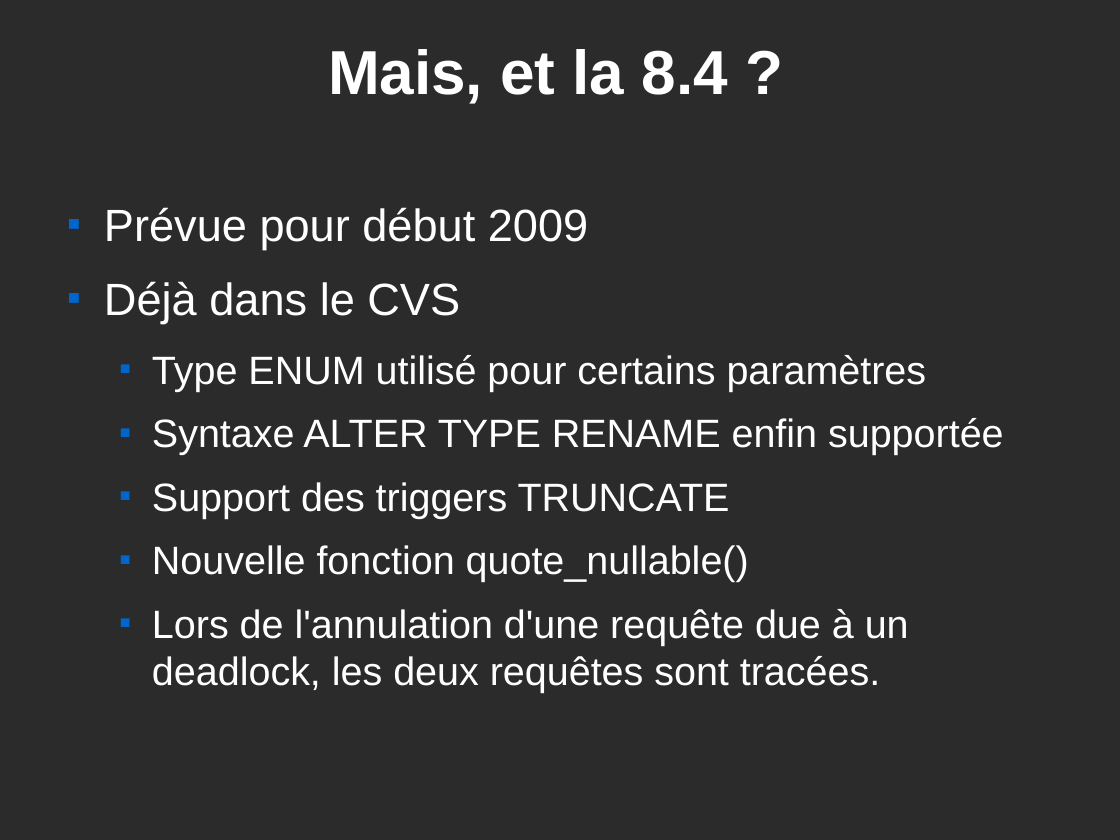
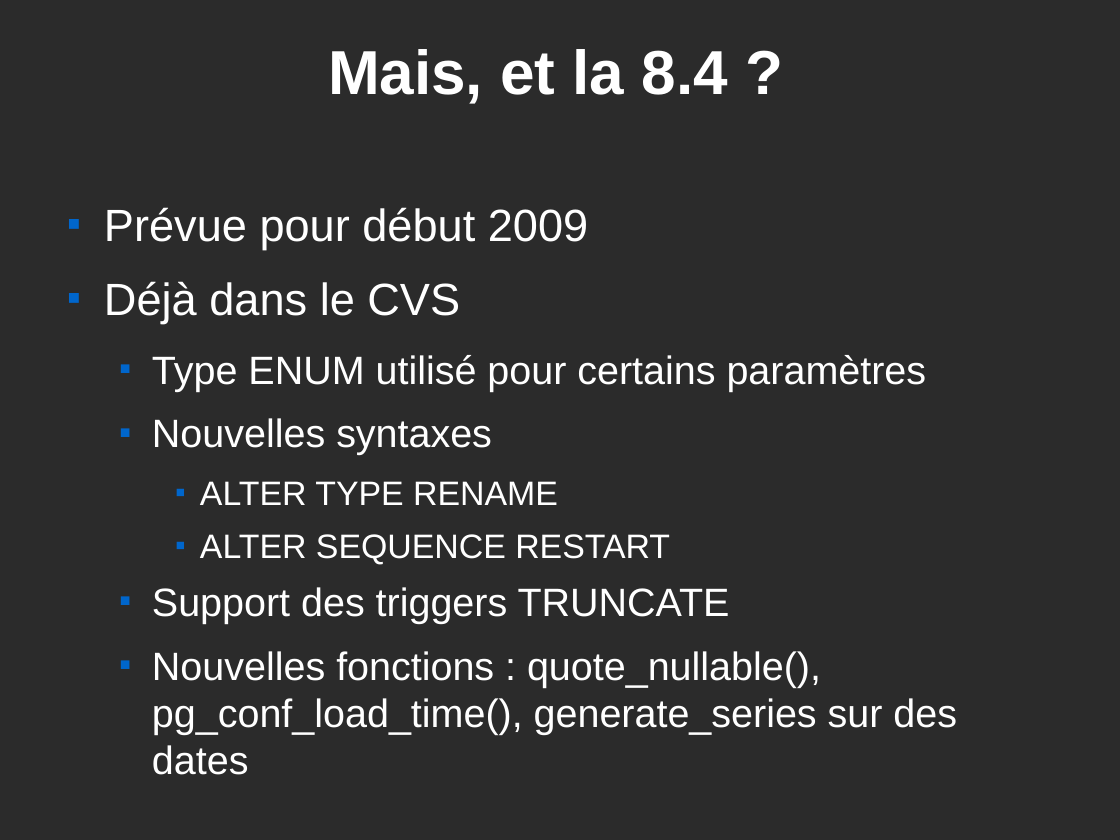
Before and after one commit to postgresqlfr/pgfr_materials, a slide deck: slide 29 of advocacy/trunk/confs/presentationPG.odp. Drawn at 1120x840 pixels with LibreOffice and Linux fonts; fonts in the diff are those of the drawing; background and template pictures are left out; a plain dark background stands for a picture behind light text. Boxes give left, top, right and bottom in pixels: in the first picture for what was removed or moved away, otherwise in the second. Text is boxed around its words. In the diff, an @@ line names an element or a change of style, - is before the commit and + after.

```diff
--- a/advocacy/trunk/confs/presentationPG.odp
+++ b/advocacy/trunk/confs/presentationPG.odp
@@ text at <box>152,418,670,565</box>: text changed; size 28 to 24 pt @@
-  ■ Syntaxe ALTER TYPE RENAME enfin supportée
+  ■ Nouvelles syntaxes
+    ■ ALTER TYPE RENAME
+    ■ ALTER SEQUENCE RESTART
@@ text at <box>152,651,957,775</box>: text changed @@
-  ■ Nouvelle fonction quote_nullable()
-  ■ Lors de l'annulation d'une requête due à un deadlock, les deux requêtes sont tracées.
+  ■ Nouvelles fonctions : quote_nullable(), pg_conf_load_time(), generate_series sur des dates
```
Also in this commit, not shown: 3 other slides changed, 3 slides added.
